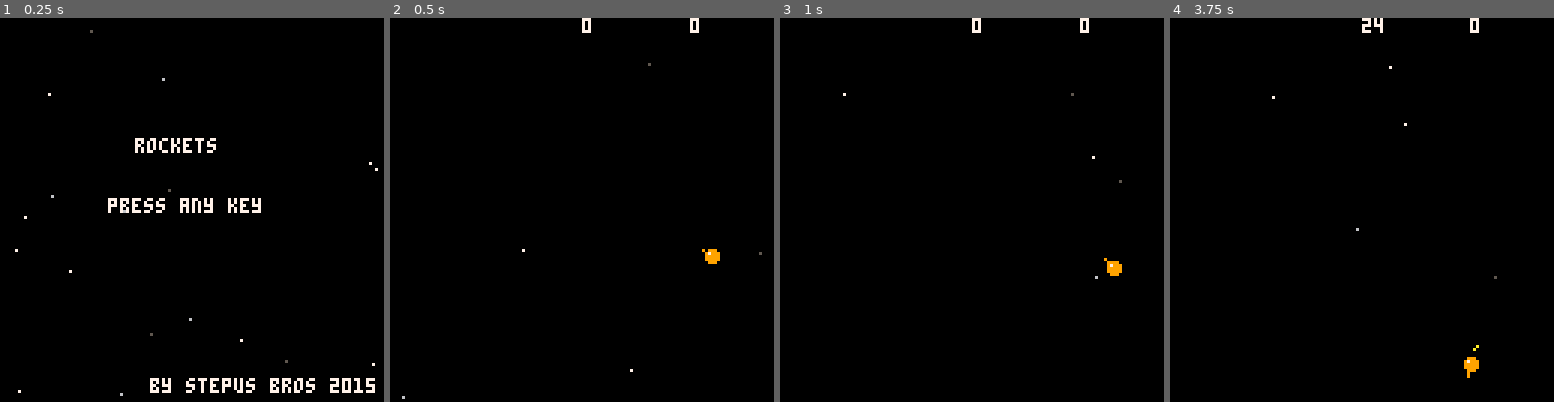
Above: before the commit, frames 1-4 (left to right).
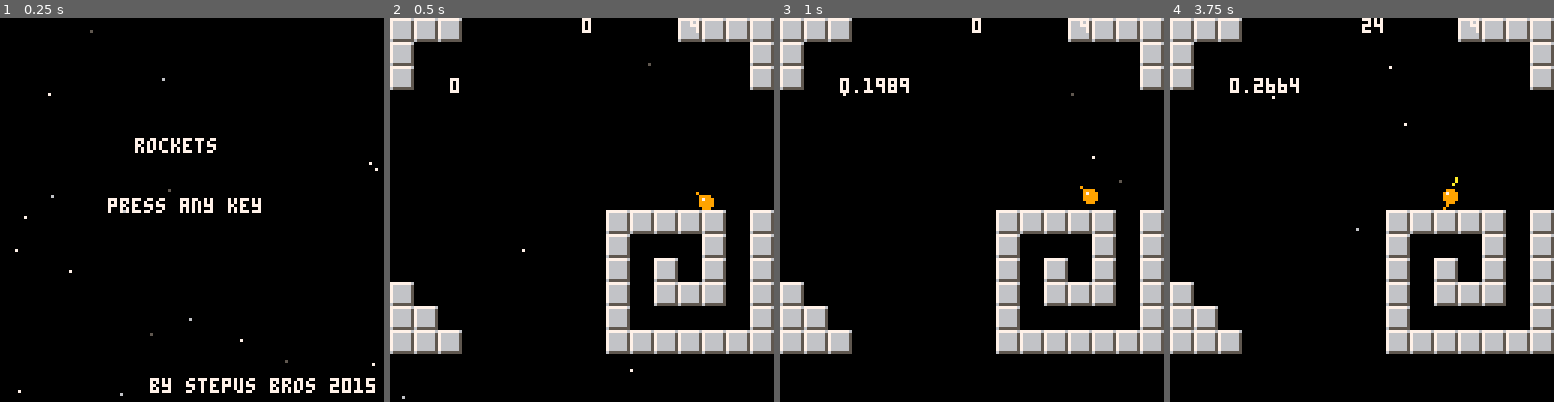
Above: after the commit, the same moments.

Repository: Stepus/rockets
Game: PICO-8 cartridge rockets.p8
The game is run twice, just before and just after one commit, with the same random seed, the same clock (stepped at 60 frames per second) and the same inputs.
Inputs:
- Up to frame 1 (0.25 s): no input
- Up to frame 2 (0.5 s): tap X (X key) at 0.33 s
- Up to frame 3 (1 s): tap O (Z key) at 0.7 s
- Up to frame 4 (3.75 s): tap X (X key) at 1.07, 1.85, 2.97 s; hold Right 1.6-2.1 s; tap O (Z key) every 0.4 s from 1.7 to 3.7 s; hold Up 2.15-2.42 s; hold Right 2.47-3.03 s; hold Left 3.08-3.58 s; hold Down from 3.63 s (still down)

Frame 1 is identical in both runs. In frame 2, 17% of the frame differs, in the area x 0-100%, y 0-88%; in frame 3, 18%; in frame 4, 18%, in the area x 0-100%, y 0-94%.

Commit message:
TAD - kolize s mapou, strelba v mape

Diff:
--- a/rockets.p8
+++ b/rockets.p8
@@ -173,7 +173,50 @@
 	  p.vy = 0
 	 end
 	end
-
+	if(mget((p.x)/8,(p.y+2)/8)==2)then
+  while(mget((p.x/8),(p.y+2)/8)==2)do
+   p.y-=1
+  end
+  p.vy*=-1
+  c=true
+	end
+	if(mget((p.x+2)/8,(p.y)/8)==2)then
+	 while(mget((p.x+2)/8,(p.y)/8)==2)do
+	  p.x-=1
+	 end
+  p.vx*=-1
+	 c=true
+	end
+	if(mget((p.x-2)/8,(p.y)/8)==2)then
+	 while(mget((p.x-2)/8,(p.y)/8)==2)do
+	  p.x+=1
+  end
+  p.vx*=-1
+	 c=true
+	end
+	if(mget((p.x)/8,(p.y-2)/8)==2)then
+	 while(mget((p.x)/8,(p.y-2)/8)==2)do
+	  p.y+=1
+  end
+  p.vy*=-1
+	 c=true
+	end
+	if(c)then
+	 c=false
+
+
+	 if(abs(p.vx) > 1)then
+	  sfx(6)
+	 else
+	  p.vx = 0
+	 end
+	 if(abs(p.vy) > 1)then
+	  sfx(6)
+	 else
+	  p.vy = 0
+	 end
+
+	end
 end
 
 function bounceplayer(p,p1)
@@ -192,7 +235,10 @@
 
  if(p.f) then
   sfx(11)
-
+  p.fl=0
+  while((mget((p.x+(p.ax*p.fl))/8,(p.y+(p.ay*p.fl))/8)!=2)and(p.fl!=200))do
+   p.fl+=1
+  end
   for i=1,#players do --todo: count
    if i ~= p.i then
     playerfire(p,players[i])
@@ -224,17 +270,17 @@
 
 function _draw()
  cls()
- --map(0,0, 0,0, 20,20)
+ --stars
+ for i = 1,5 do
+  circfill(rnd(127),rnd(127),0,rnd(3)+5)
+ end
+ map(0,0, 0,0, 20,20)
 
  foreach(players,drawscore)
  foreach(players,drawfire)
  foreach(players,drawplayer)
 
 
- --stars
- for i = 1,5 do
-  circfill(rnd(127),rnd(127),0,rnd(3)+5)
- end
 
 
  --print (p1.p,0,0,9)
@@ -242,12 +288,14 @@
  --print (p2.p,120,0,8)
  print (btn(),64,0,7)
  print(mget(p.x/8,p.y/8),100,0,7)
+ print(abs(p.vx),20,20,7)
 end
 
 function drawfire(p)
  if(p.f) then
   rectfill(0,0,127,127,firecolors[p.i])
-  line(p.x+(p.ax*5),p.y+(p.ay*5),p.x+(p.ax*200),p.y+(p.ay*200),7)
+
+  line(p.x+(p.ax*5),p.y+(p.ay*5),p.x+(p.ax*p.fl),p.y+(p.ay*p.fl),7)
  end
 end
 
@@ -286,14 +334,14 @@
 
 
 __gfx__
-06600000000000007777777600666000000000000066600000000000006660000000000000666000000000000066600000000000006660000000000000000000
-67660000000000007666666506666600000000000666660000000000066666000000000006666600000000000666660000000000066666000000000000000000
-60600000000660007666666506666600000000000666660000000000066666000000000006006000000000000600600000000000060060000000000000000000
-06060000006766007666666506606000000000000666660000000000066666000000000006006000000000000600600000000000060060000000000000000000
-00600000006666007666666500660600000000000066060000000000006606000000000000660600000000000066060000000000006606000000000000000000
-00000000000660007666666506066600000000000606660000000000060000000000000006000000000000000600000000000000060666000000000000000000
-00000000000000007666666500000000000000000000000000000000000666000000000000000000000000000006660000000000000000000000000000000000
-00000000000000006555555560000000000000006000000000000000600000000000000060066600000000006000000000000000000000000000000000000000
+06600000000000007777777666666665000000000066600000000000006660000000000000666000000000000066600000000000006660000000000000000000
+67660000000000007666666565555550000000000666660000000000066666000000000006666600000000000666660000000000066666000000000000000000
+60600000000660007666666565555550000000000666660000000000066666000000000006006000000000000600600000000000060060000000000000000000
+06060000006766007666666565555550000000000666660000000000066666000000000006006000000000000600600000000000060060000000000000000000
+00600000006666007666666565555550000000000066060000000000006606000000000000660600000000000066060000000000006606000000000000000000
+00000000000660007666666565555550000000000606660000000000060000000000000006000000000000000600000000000000060666000000000000000000
+00000000000000007666666565555550000000000000000000000000000666000000000000000000000000000006660000000000000000000000000000000000
+00000000000000006555555550000000000000006000000000000000600000000000000060066600000000006000000000000000000000000000000000000000
 00000000000000000000000000000000000000000000000000000000000000000000000000000000000000000000000000000000000000000000000000000000
 00000000600000000000000060000000000000006000000000000000600000000000000060000000000000006000000000000000000000000000000000000000
 00000000000000000000000000000000000000000000000000000000000000000000000000000000000000000000000000000000000000000000000000000000
@@ -415,168 +463,168 @@
 00000000000000000000000000000000000000000000000000000000000000000000000000000000000000000000000000000000000000000000000000000000
 00000000000000000000000000000000000000000000000000000000000000000000000000000000000000000000000000000000000000000000000000000000
 __gff__
-0001010101010101010101010101000000000000000000000000000000000000000000000000000000000000000000000000000000000000000000000000000000000000000000000000000000000000000000000000000000000000000000000000000000000000000000000000000000000000000000000000000000000000
+0001010000010101010101010101000000000000000000000000000000000000000000000000000000000000000000000000000000000000000000000000000000000000000000000000000000000000000000000000000000000000000000000000000000000000000000000000000000000000000000000000000000000000
 0000000000000000000000000000000000000000000000000000000000000000000000000000000000000000000000000000000000000000000000000000000000000000000000000000000000000000000000000000000000000000000000000000000000000000000000000000000000000000000000000000000000000000
 __map__
-0202020204020202020202020204040400000000000000000000000000000000000000000000000000000000000000000000000000000000000000000000000000000000000000000000000000000000000000000000000000000000000000000000000000000000000000000000000000000000000000000000000000000000
-0204040204040204040404040204040400000000000000000000000000000000000000000000000000000000000000000000000000000000000000000000000000000000000000000000000000000000000000000000000000000000000000000000000000000000000000000000000000000000000000000000000000000000
-0204040204040204040404040204040400000000000000000000000000000000000000000000000000000000000000000000000000000000000000000000000000000000000000000000000000000000000000000000000000000000000000000000000000000000000000000000000000000000000000000000000000000000
-0204040404040204040404040204040400000000000000000000000000000000000000000000000000000000000000000000000000000000000000000000000000000000000000000000000000000000000000000000000000000000000000000000000000000000000000000000000000000000000000000000000000000000
-0202020404040204040404040204040400000000000000000000000000000000000000000000000000000000000000000000000000000000000000000000000000000000000000000000000000000000000000000000000000000000000000000000000000000000000000000000000000000000000000000000000000000000
-0204040404040204040404040204040400000000000000000000000000000000000000000000000000000000000000000000000000000000000000000000000000000000000000000000000000000000000000000000000000000000000000000000000000000000000000000000000000000000000000000000000000000000
-0202020204020202040202020204040400000000000000000000000000000000000000000000000000000000000000000000000000000000000000000000000000000000000000000000000000000000000000000000000000000000000000000000000000000000000000000000000000000000000000000000000000000000
-0204040404040204040404040204040400000000000000000000000000000000000000000000000000000000000000000000000000000000000000000000000000000000000000000000000000000000000000000000000000000000000000000000000000000000000000000000000000000000000000000000000000000000
-0200000000000000000000000200000000000000000000000000000000000000000000000000000000000000000000000000000000000000000000000000000000000000000000000000000000000000000000000000000000000000000000000000000000000000000000000000000000000000000000000000000000000000
-0200000000000200000000000200000000000000000000000000000000000000000000000000000000000000000000000000000000000000000000000000000000000000000000000000000000000000000000000000000000000000000000000000000000000000000000000000000000000000000000000000000000000000
-0200000000000200000000000200000000000000000000000000000000000000000000000000000000000000000000000000000000000000000000000000000000000000000000000000000000000000000000000000000000000000000000000000000000000000000000000000000000000000000000000000000000000000
-0200000000000200000000000200000000000000000000000000000000000000000000000000000000000000000000000000000000000000000000000000000000000000000000000000000000000000000000000000000000000000000000000000000000000000000000000000000000000000000000000000000000000000
-0202020202020202020202020200000000000000000000000000000000000000000000000000000000000000000000000000000000000000000000000000000000000000000000000000000000000000000000000000000000000000000000000000000000000000000000000000000000000000000000000000000000000000
-0000000000000000000000000000000000000000000000000000000000000000000000000000000000000000000000000000000000000000000000000000000000000000000000000000000000000000000000000000000000000000000000000000000000000000000000000000000000000000000000000000000000000000
-0000000000000000000000000000000000000000000000000000000000000000000000000000000000000000000000000000000000000000000000000000000000000000000000000000000000000000000000000000000000000000000000000000000000000000000000000000000000000000000000000000000000000000
-0000000000000000000000000000000000000000000000000000000000000000000000000000000000000000000000000000000000000000000000000000000000000000000000000000000000000000000000000000000000000000000000000000000000000000000000000000000000000000000000000000000000000000
-0000000000000000000000000000000000000000000000000000000000000000000000000000000000000000000000000000000000000000000000000000000000000000000000000000000000000000000000000000000000000000000000000000000000000000000000000000000000000000000000000000000000000000
-0000000000000000000000000000000000000000000000000000000000000000000000000000000000000000000000000000000000000000000000000000000000000000000000000000000000000000000000000000000000000000000000000000000000000000000000000000000000000000000000000000000000000000
-0000000000000000000000000000000000000000000000000000000000000000000000000000000000000000000000000000000000000000000000000000000000000000000000000000000000000000000000000000000000000000000000000000000000000000000000000000000000000000000000000000000000000000
-0000000000000000000000000000000000000000000000000000000000000000000000000000000000000000000000000000000000000000000000000000000000000000000000000000000000000000000000000000000000000000000000000000000000000000000000000000000000000000000000000000000000000000
-0000000000000000000000000000000000000000000000000000000000000000000000000000000000000000000000000000000000000000000000000000000000000000000000000000000000000000000000000000000000000000000000000000000000000000000000000000000000000000000000000000000000000000
-0000000000000000000000000000000000000000000000000000000000000000000000000000000000000000000000000000000000000000000000000000000000000000000000000000000000000000000000000000000000000000000000000000000000000000000000000000000000000000000000000000000000000000
-0000000000000000000000000000000000000000000000000000000000000000000000000000000000000000000000000000000000000000000000000000000000000000000000000000000000000000000000000000000000000000000000000000000000000000000000000000000000000000000000000000000000000000
-0000000000000000000000000000000000000000000000000000000000000000000000000000000000000000000000000000000000000000000000000000000000000000000000000000000000000000000000000000000000000000000000000000000000000000000000000000000000000000000000000000000000000000
-0000000000000000000000000000000000000000000000000000000000000000000000000000000000000000000000000000000000000000000000000000000000000000000000000000000000000000000000000000000000000000000000000000000000000000000000000000000000000000000000000000000000000000
-0000000000000000000000000000000000000000000000000000000000000000000000000000000000000000000000000000000000000000000000000000000000000000000000000000000000000000000000000000000000000000000000000000000000000000000000000000000000000000000000000000000000000000
-0000000000000000000000000000000000000000000000000000000000000000000000000000000000000000000000000000000000000000000000000000000000000000000000000000000000000000000000000000000000000000000000000000000000000000000000000000000000000000000000000000000000000000
-0000000000000000000000000000000000000000000000000000000000000000000000000000000000000000000000000000000000000000000000000000000000000000000000000000000000000000000000000000000000000000000000000000000000000000000000000000000000000000000000000000000000000000
-0000000000000000000000000000000000000000000000000000000000000000000000000000000000000000000000000000000000000000000000000000000000000000000000000000000000000000000000000000000000000000000000000000000000000000000000000000000000000000000000000000000000000000
-0000000000000000000000000000000000000000000000000000000000000000000000000000000000000000000000000000000000000000000000000000000000000000000000000000000000000000000000000000000000000000000000000000000000000000000000000000000000000000000000000000000000000000
-0000000000000000000000000000000000000000000000000000000000000000000000000000000000000000000000000000000000000000000000000000000000000000000000000000000000000000000000000000000000000000000000000000000000000000000000000000000000000000000000000000000000000000
-0000000000000000000000000000000000000000000000000000000000000000000000000000000000000000000000000000000000000000000000000000000000000000000000000000000000000000000000000000000000000000000000000000000000000000000000000000000000000000000000000000000000000000
-…(130 lines of a section not shown)…
+0202020404040404040404040202020200000000000000000000000000000000000000000000000000000000000000000000000000000000000000000000000000000000000000000000000000000000000000000000000000000000000000000000000000000000000000000000000000000000000000000000000000000000
+0204040404040404040404040404040200000000000000000000000000000000000000000000000000000000000000000000000000000000000000000000000000000000000000000000000000000000000000000000000000000000000000000000000000000000000000000000000000000000000000000000000000000000
+0204040404040404040404040404040200000000000000000000000000000000000000000000000000000000000000000000000000000000000000000000000000000000000000000000000000000000000000000000000000000000000000000000000000000000000000000000000000000000000000000000000000000000
+0404040404040404040404040404040400000000000000000000000000000000000000000000000000000000000000000000000000000000000000000000000000000000000000000000000000000000000000000000000000000000000000000000000000000000000000000000000000000000000000000000000000000000
+0404040404040404040404040404040400000000000000000000000000000000000000000000000000000000000000000000000000000000000000000000000000000000000000000000000000000000000000000000000000000000000000000000000000000000000000000000000000000000000000000000000000000000
+0404040404040404040404040404040400000000000000000000000000000000000000000000000000000000000000000000000000000000000000000000000000000000000000000000000000000000000000000000000000000000000000000000000000000000000000000000000000000000000000000000000000000000
+0404040404040404040404040404040400000000000000000000000000000000000000000000000000000000000000000000000000000000000000000000000000000000000000000000000000000000000000000000000000000000000000000000000000000000000000000000000000000000000000000000000000000000
+0404040404040404040404040404040400000000000000000000000000000000000000000000000000000000000000000000000000000000000000000000000000000000000000000000000000000000000000000000000000000000000000000000000000000000000000000000000000000000000000000000000000000000
+0404040404040404040202020202040200000000000000000000000000000000000000000000000000000000000000000000000000000000000000000000000000000000000000000000000000000000000000000000000000000000000000000000000000000000000000000000000000000000000000000000000000000000
+0404040404040404040204040402040200000000000000000000000000000000000000000000000000000000000000000000000000000000000000000000000000000000000000000000000000000000000000000000000000000000000000000000000000000000000000000000000000000000000000000000000000000000
+0404040404040404040204020402040200000000000000000000000000000000000000000000000000000000000000000000000000000000000000000000000000000000000000000000000000000000000000000000000000000000000000000000000000000000000000000000000000000000000000000000000000000000
+0204040404040404040204020202040200000000000000000000000000000000000000000000000000000000000000000000000000000000000000000000000000000000000000000000000000000000000000000000000000000000000000000000000000000000000000000000000000000000000000000000000000000000
+0202040404040404040204040404040200000000000000000000000000000000000000000000000000000000000000000000000000000000000000000000000000000000000000000000000000000000000000000000000000000000000000000000000000000000000000000000000000000000000000000000000000000000
+0202020404040404040202020202020200000000000000000000000000000000000000000000000000000000000000000000000000000000000000000000000000000000000000000000000000000000000000000000000000000000000000000000000000000000000000000000000000000000000000000000000000000000
+0000000000000000000000000000000000000000000000000000000000000000000000000000000000000000000000000000000000000000000000000000000000000000000000000000000000000000000000000000000000000000000000000000000000000000000000000000000000000000000000000000000000000000
+0000000000000000000000000000000000000000000000000000000000000000000000000000000000000000000000000000000000000000000000000000000000000000000000000000000000000000000000000000000000000000000000000000000000000000000000000000000000000000000000000000000000000000
+0000000000000000000000000000000000000000000000000000000000000000000000000000000000000000000000000000000000000000000000000000000000000000000000000000000000000000000000000000000000000000000000000000000000000000000000000000000000000000000000000000000000000000
+0000000000000000000000000000000000000000000000000000000000000000000000000000000000000000000000000000000000000000000000000000000000000000000000000000000000000000000000000000000000000000000000000000000000000000000000000000000000000000000000000000000000000000
+0000000000000000000000000000000000000000000000000000000000000000000000000000000000000000000000000000000000000000000000000000000000000000000000000000000000000000000000000000000000000000000000000000000000000000000000000000000000000000000000000000000000000000
+0000000000000000000000000000000000000000000000000000000000000000000000000000000000000000000000000000000000000000000000000000000000000000000000000000000000000000000000000000000000000000000000000000000000000000000000000000000000000000000000000000000000000000
+0000000000000000000000000000000000000000000000000000000000000000000000000000000000000000000000000000000000000000000000000000000000000000000000000000000000000000000000000000000000000000000000000000000000000000000000000000000000000000000000000000000000000000
+0000000000000000000000000000000000000000000000000000000000000000000000000000000000000000000000000000000000000000000000000000000000000000000000000000000000000000000000000000000000000000000000000000000000000000000000000000000000000000000000000000000000000000
+0000000000000000000000000000000000000000000000000000000000000000000000000000000000000000000000000000000000000000000000000000000000000000000000000000000000000000000000000000000000000000000000000000000000000000000000000000000000000000000000000000000000000000
+0000000000000000000000000000000000000000000000000000000000000000000000000000000000000000000000000000000000000000000000000000000000000000000000000000000000000000000000000000000000000000000000000000000000000000000000000000000000000000000000000000000000000000
+0000000000000000000000000000000000000000000000000000000000000000000000000000000000000000000000000000000000000000000000000000000000000000000000000000000000000000000000000000000000000000000000000000000000000000000000000000000000000000000000000000000000000000
+0000000000000000000000000000000000000000000000000000000000000000000000000000000000000000000000000000000000000000000000000000000000000000000000000000000000000000000000000000000000000000000000000000000000000000000000000000000000000000000000000000000000000000
+0000000000000000000000000000000000000000000000000000000000000000000000000000000000000000000000000000000000000000000000000000000000000000000000000000000000000000000000000000000000000000000000000000000000000000000000000000000000000000000000000000000000000000
+0000000000000000000000000000000000000000000000000000000000000000000000000000000000000000000000000000000000000000000000000000000000000000000000000000000000000000000000000000000000000000000000000000000000000000000000000000000000000000000000000000000000000000
+0000000000000000000000000000000000000000000000000000000000000000000000000000000000000000000000000000000000000000000000000000000000000000000000000000000000000000000000000000000000000000000000000000000000000000000000000000000000000000000000000000000000000000
+0000000000000000000000000000000000000000000000000000000000000000000000000000000000000000000000000000000000000000000000000000000000000000000000000000000000000000000000000000000000000000000000000000000000000000000000000000000000000000000000000000000000000000
+0000000000000000000000000000000000000000000000000000000000000000000000000000000000000000000000000000000000000000000000000000000000000000000000000000000000000000000000000000000000000000000000000000000000000000000000000000000000000000000000000000000000000000
+0000000000000000000000000000000000000000000000000000000000000000000000000000000000000000000000000000000000000000000000000000000000000000000000000000000000000000000000000000000000000000000000000000000000000000000000000000000000000000000000000000000000000000
+…(130 lines of a section not shown)…
